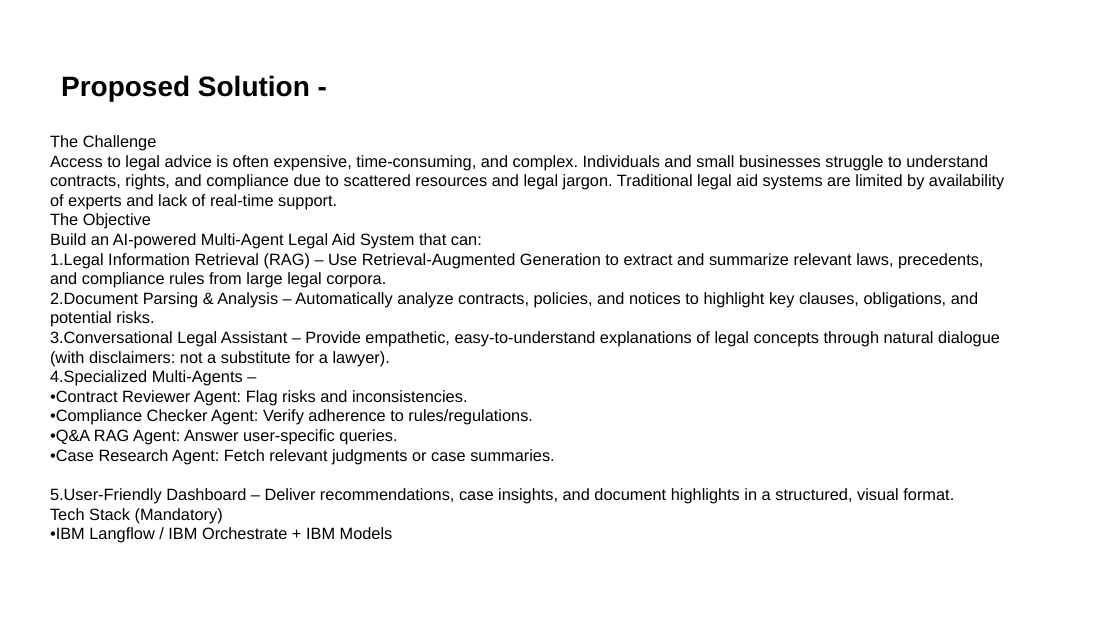
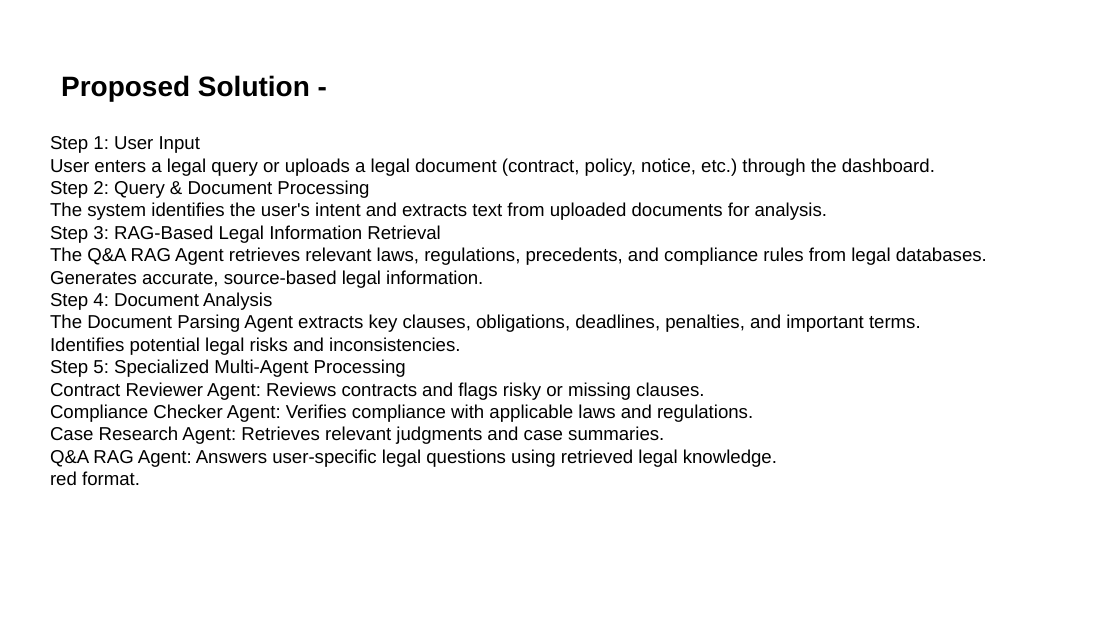
Before and after one commit to drpavana2025-ctrl/IBM_project, a slide deck: slide 4 of FDP_Project Submission_Pavana.pptx. Drawn at 1120x630 pixels with LibreOffice and Linux fonts; fonts in the diff are those of the drawing. Boxes give left, top, right and bottom in pixels: in the first picture for what was removed or moved away, otherwise in the second. Text is boxed around its words. In the diff, an @@ line names an element or a change of style, - is before the commit and + after.

```diff
--- a/FDP_Project Submission_Pavana.pptx
+++ b/FDP_Project Submission_Pavana.pptx
@@ text at [50, 136, 987, 486]: text changed; size 14 to 16 pt @@
-The Challenge
-Access to legal advice is often expensive, time-consuming, and complex. Individuals and small businesses struggle to understand contracts, rights, and compliance due to scattered resources and legal jargon. Traditional legal aid systems are limited by availability of experts and lack of real-time support.
-The Objective
-Build an AI-powered Multi-Agent Legal Aid System that can:
-1.Legal Information Retrieval (RAG) – Use Retrieval-Augmented Generation to extract and summarize relevant laws, precedents, and compliance rules from large legal corpora.
-2.Document Parsing & Analysis – Automatically analyze contracts, policies, and notices to highlight key clauses, obligations, and potential risks.
-3.Conversational Legal Assistant – Provide empathetic, easy-to-understand explanations of legal concepts through natural dialogue (with disclaimers: not a substitute for a lawyer).
-4.Specialized Multi-Agents –
-•Contract Reviewer Agent: Flag risks and inconsistencies.
-•Compliance Checker Agent: Verify adherence to rules/regulations.
-•Q&A RAG Agent: Answer user-specific queries.
-•Case Research Agent: Fetch relevant judgments or case summaries.
-5.User-Friendly Dashboard – Deliver recommendations, case insights, and document highlights in a structured, visual format.
-Tech Stack (Mandatory)
-•IBM Langflow / IBM Orchestrate + IBM Models
+Step 1: User Input
+User enters a legal query or uploads a legal document (contract, policy, notice, etc.) through the dashboard.
+Step 2: Query & Document Processing
+The system identifies the user's intent and extracts text from uploaded documents for analysis.
+Step 3: RAG-Based Legal Information Retrieval
+The Q&A RAG Agent retrieves relevant laws, regulations, precedents, and compliance rules from legal databases.
+Generates accurate, source-based legal information.
+Step 4: Document Analysis
+The Document Parsing Agent extracts key clauses, obligations, deadlines, penalties, and important terms.
+Identifies potential legal risks and inconsistencies.
+Step 5: Specialized Multi-Agent Processing
+Contract Reviewer Agent: Reviews contracts and flags risky or missing clauses.
+Compliance Checker Agent: Verifies compliance with applicable laws and regulations.
+Case Research Agent: Retrieves relevant judgments and case summaries.
+Q&A RAG Agent: Answers user-specific legal questions using retrieved legal knowledge.
+red format.
```
Also in this commit, not shown: 1 slide added.
